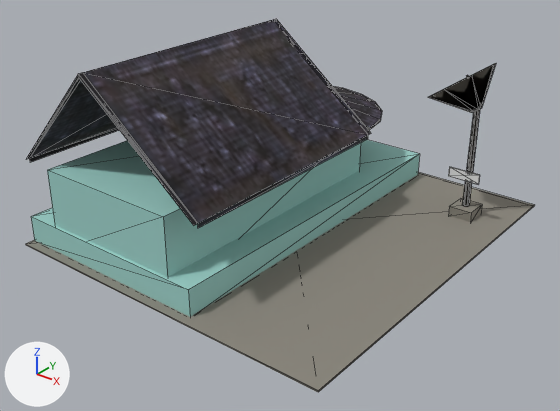
The glTF model assets/dist/dweller_building_lab/lod2.glb, before and after one commit.
One viewpoint serves both versions: a 50 mm lens placed at (20.9, -27.1, 17.6), pointed at (0.4, -1.4, 1.7). Every picture has the same lights, and +X, +Y and +Z are marked at lower left. The older version comes first. Mesh edges are drawn as thin lines. Vertices at exactly the same position are counted once.

Script lines for the objects in view, before the commit:
```python
me_dweller_building_lab = bpy.data.meshes.new('dweller_building_lab')
me_dweller_building_lab.from_pydata(...)  # 159 vertices, 234 faces; spans x -8.5..8.5, y -9.5..9.5, z 0.0..9.0
# faces by material slot: [112, 86, 12, 24]
me_dweller_building_lab.materials.append(mat_metal)  # grey #8a867c
me_dweller_building_lab.materials.append(mat_roof)
me_dweller_building_lab.materials.append(mat_team_trim)  # white #e7e7e7
me_dweller_building_lab.materials.append(mat_wall_proxy)  # cyan #9ccfc8
ob_dweller_building_lab = bpy.data.objects.new('dweller_building_lab', me_dweller_building_lab)
ob_dweller_building_lab.location = (0.0, 0.0, 0.0)
```
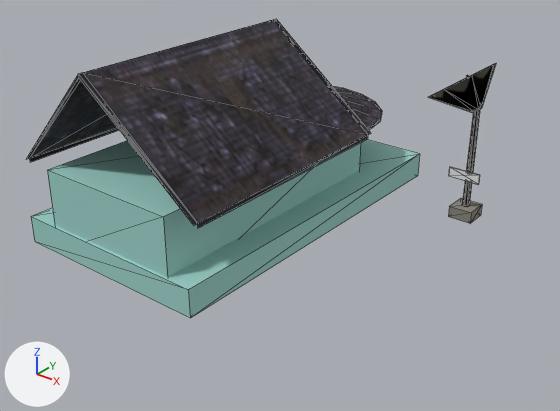
Pixel boxes (x1, y1, x2, y2) of what changed, in the pictures (560 x 411 px):
```json
{"object": "dweller_building_lab", "change": "reshaped", "before": [26, 19, 534, 392], "after": [26, 19, 496, 318], "on screen": "7% narrower, 20% shorter"}
{"part": 1, "of": "me_dweller_building_lab", "change": "deleted", "before": [26, 172, 534, 392]}
```

Edits to the scene script, one JSON object a line:
```json
{"block": "me_dweller_building_lab", "where": "# used by ob_dweller_building_lab; location = (0.0, 0.0, 0.0)"}
{"op": "remove", "block": "me_dweller_building_lab", "code": "me_dweller_building_lab.from_pydata(...)  # 159 vertices, 234 faces; spans x -8.5..8.5, y -9.5..9.5, z 0.0..9.0"}
{"op": "add", "block": "me_dweller_building_lab", "code": "me_dweller_building_lab.from_pydata(...)  # 151 vertices, 222 faces; spans x -8.5..7.0, y -9.0..9.3, z 0.0..9.0"}
{"block": "me_dweller_building_lab", "change": "me_dweller_building_lab part 1: the loose piece of 8 vertices spanning x -8.5..8.5, y -9.5..9.5, z 0.0..0.1 is deleted"}
```
